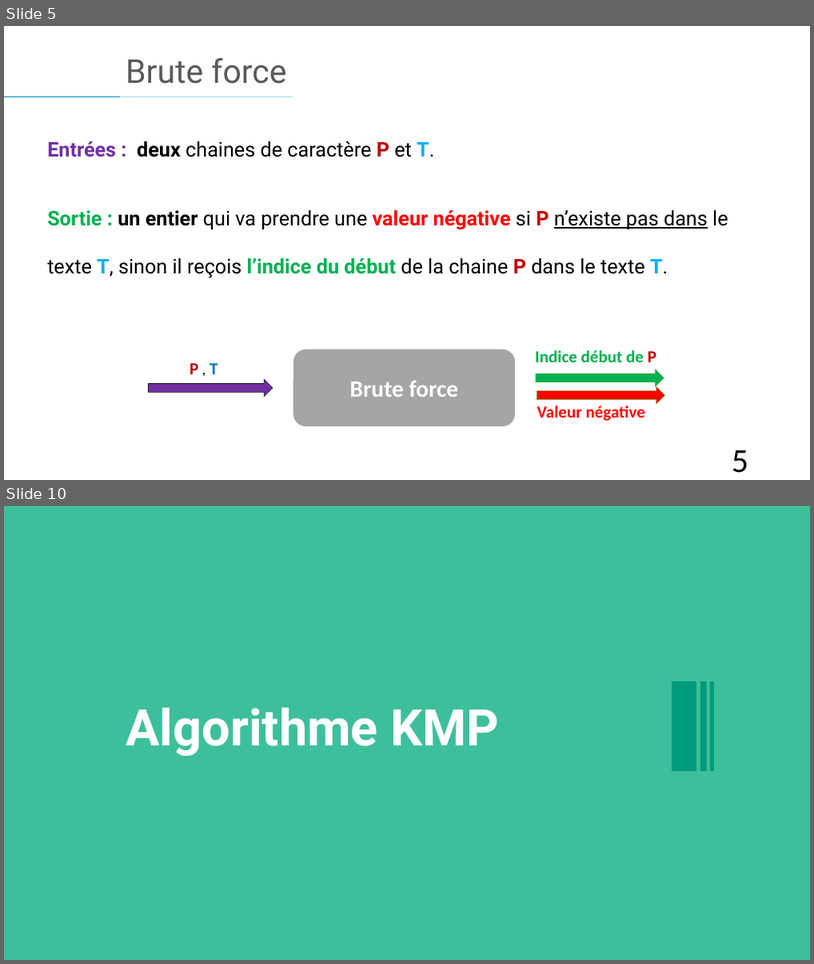
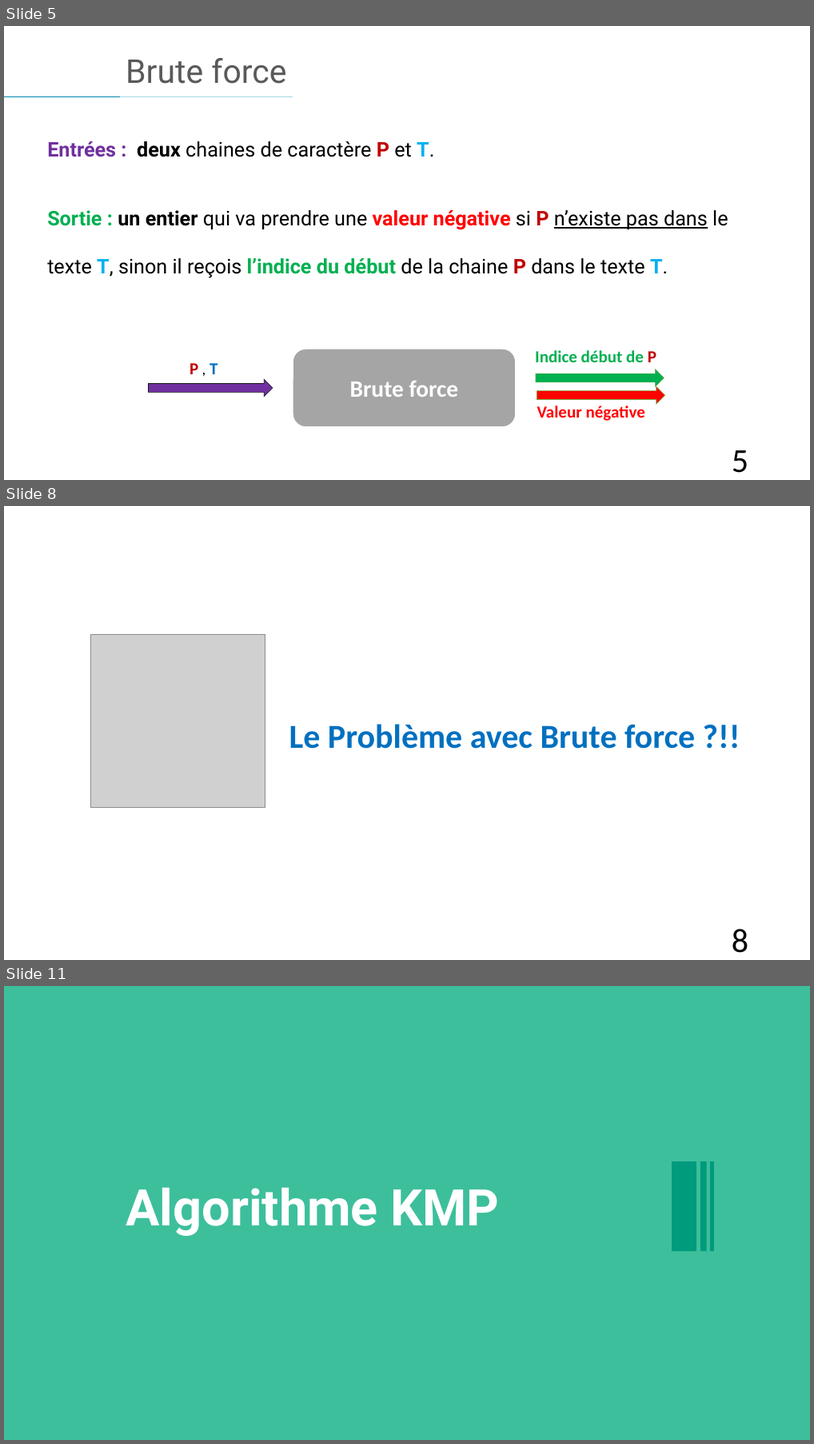
Before and after one commit to HouariZegai/academic-projects, a slide deck: CA/Project/Presentation-Projet-KMP.pptx. Shown one above the other, each under a label of ours: slides 5 and 10 before the commit, slides 5, 8 and 11 after it; the slides between them are not shown. The pictures are 814x964 and 814x1444 pixels, drawn with LibreOffice and Linux fonts; fonts in the diff are those of the drawing; grey boxes stand for pictures. Boxes give left, top, right and bottom in pixels: in the first picture for what was removed or moved away, otherwise in the second. Text is boxed around its words. In the diff, an @@ line names an element or a change of style, - is before the commit and + after.

```diff
--- a/CA/Project/Presentation-Projet-KMP.pptx
+++ b/CA/Project/Presentation-Projet-KMP.pptx
@@ slide 8 added at (4,506,810,960), background #FFFFFF @@
@@ picture added at (90,634,266,808) @@
@@ text added at (290,724,695,748), 40 pt, text #0070C0, bold @@
+Le Problème avec Brute force ?!!
@@ page number added at (732,928,749,952), 40 pt, text #000000 @@
+8
@@ what was slide 10 is now slide 11 @@
```
Also in this commit, not shown: 8 slides changed, 6 other files.
